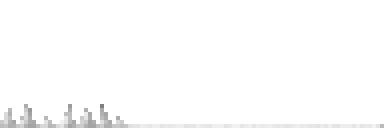
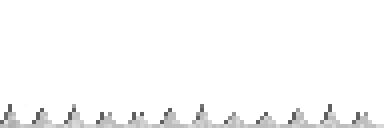
Layers edited between the first and the second 384 × 128 image:
removed layer "Layer 5 copy" over [0, 104, 384, 128]
removed layer "Layer 5" over [0, 104, 384, 128]
added layer "Layer 0 copy" (screen) above "Layer 0" over [0, 104, 384, 128]
showed "Layer 0", painted on it over [0, 104, 384, 128]
